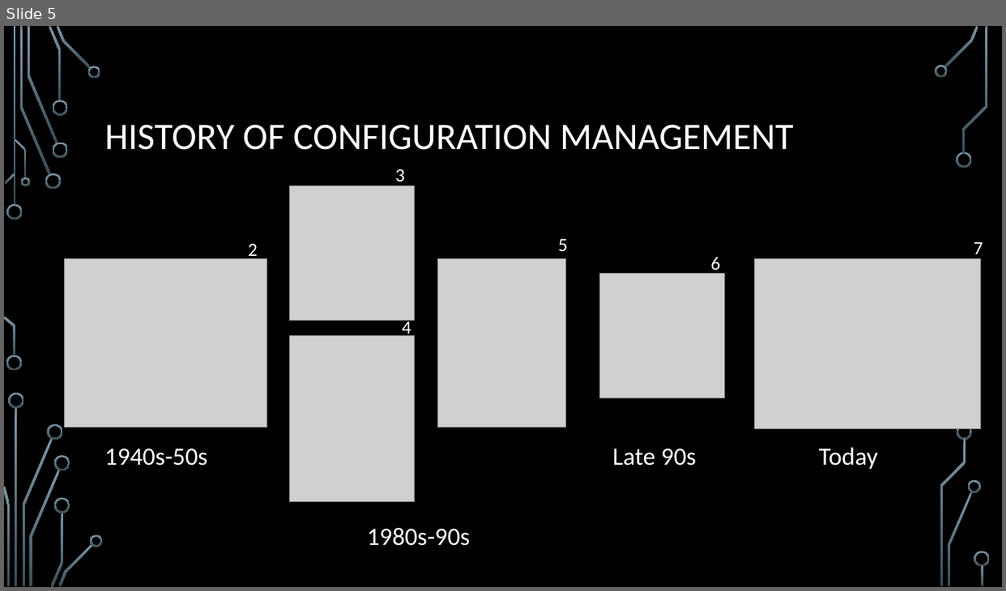
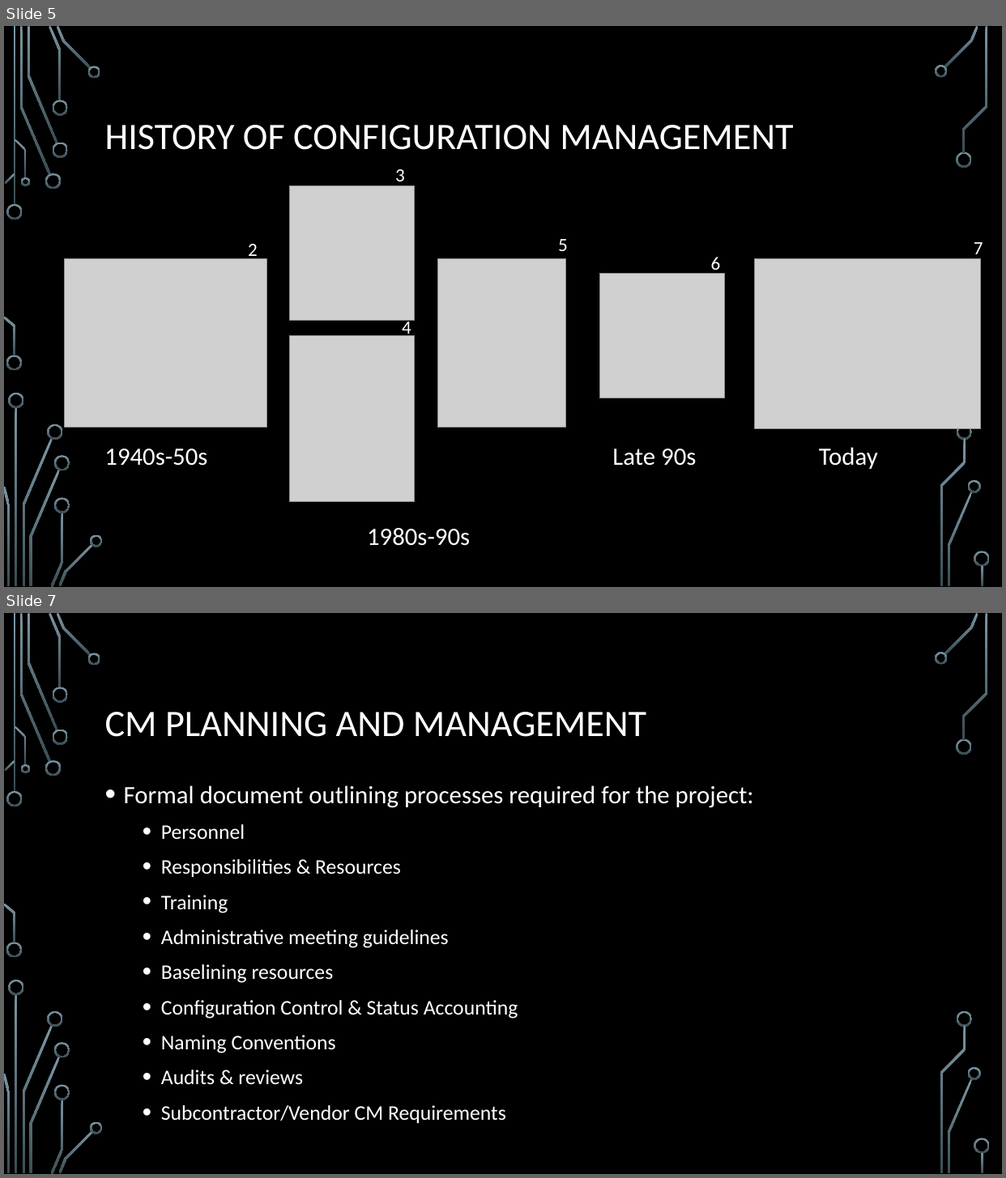
Before and after one commit to ChrisIrvine/SysEng-CM-Report, a slide deck: presentation/presentation.pptx. Shown one above the other, each under a label of ours: slide 5 before the commit, slides 5 and 7 after it; the slides between them are not shown. The pictures are 1006x591 and 1006x1178 pixels, drawn with LibreOffice and Linux fonts; fonts in the diff are those of the drawing; grey boxes stand for pictures; background and template pictures are left out. Boxes give left, top, right and bottom in pixels: in the first picture for what was removed or moved away, otherwise in the second. Text is boxed around its words. In the diff, an @@ line names an element or a change of style, - is before the commit and + after.

```diff
--- a/presentation/presentation.pptx
+++ b/presentation/presentation.pptx
@@ slide 7 added at [4, 613, 1002, 1174], background picture (left out); not listed: 36 template elements that a slide beside it also shows @@
@@ title added at [105, 712, 646, 737], 36 pt, text #FFFFFF @@
+CM PLANNING AND MANAGEMENT
@@ text added at [124, 786, 754, 1123], 20 pt, text #FFFFFF @@
+• Formal document outlining processes required for the project:
+  • Personnel
+  • Responsibilities & Resources
+  • Training
+  • Administrative meeting guidelines
+  • Baselining resources
+  • Configuration Control & Status Accounting
+  • Naming Conventions
+  • Audits & reviews
+  • Subcontractor/Vendor CM Requirements
```
Also in this commit, not shown: 3 slides changed, 10 other slides added, 1 other file.
